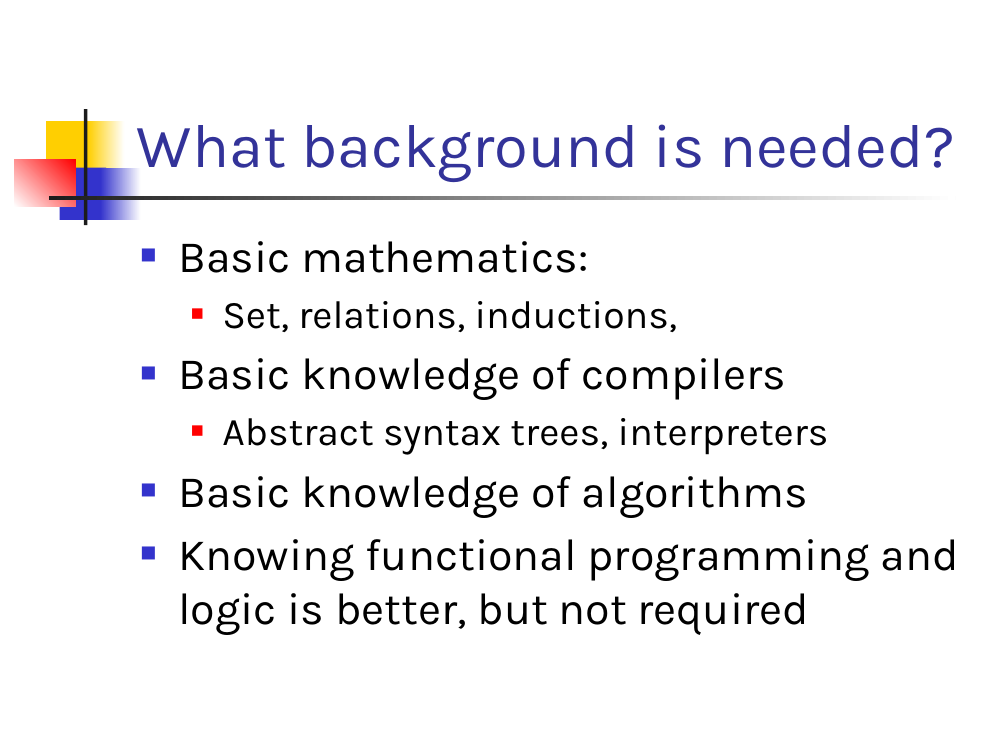
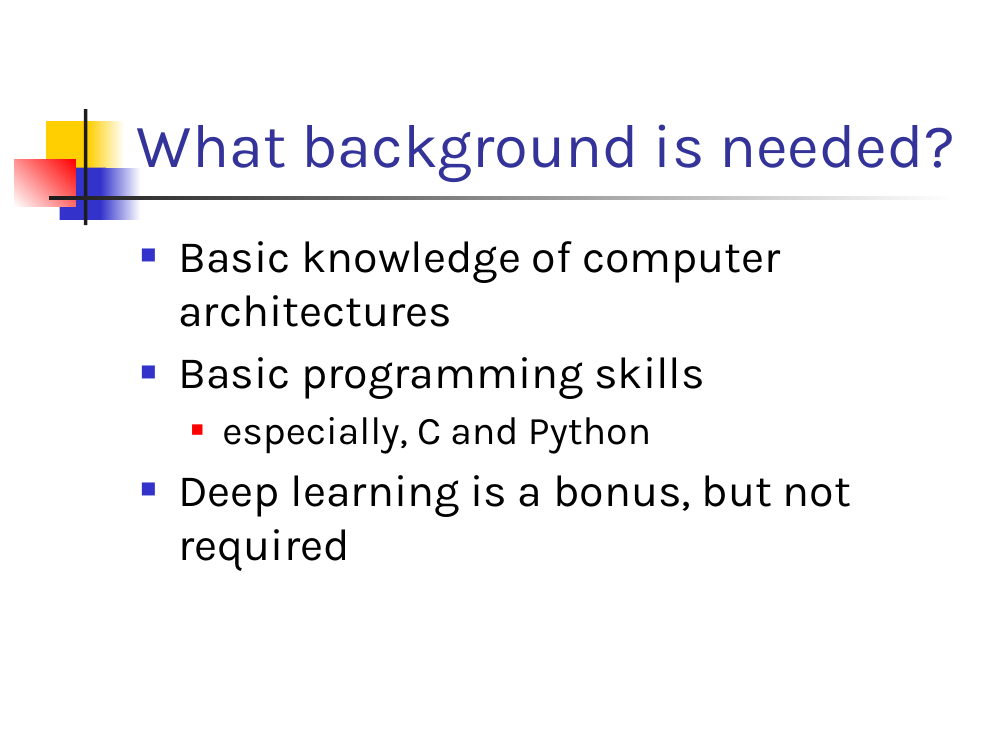
Before and after one commit to csslab-ustc/csslab-ustc.github.io, a slide deck: slide 6 of courses/popl26/slides/lec01-overview.pptx (slide 8 before the commit). Drawn at 1008x756 pixels with LibreOffice and Linux fonts; fonts in the diff are those of the drawing. Boxes give left, top, right and bottom in pixels: in the first picture for what was removed or moved away, otherwise in the second. Text is boxed around its words. In the diff, an @@ line names an element or a change of style, - is before the commit and + after.

Commit message:
revised

```diff
--- a/courses/popl26/slides/lec01-overview.pptx
+++ b/courses/popl26/slides/lec01-overview.pptx
@@ text at (x1=178, y1=241, x2=851, y2=571): text changed @@
-■ Basic mathematics:
-  ■ Set, relations, inductions,
-■ Basic knowledge of compilers
-  ■ Abstract syntax trees, interpreters
-■ Basic knowledge of algorithms
-■ Knowing functional programming and logic is better, but not required
+■ Basic knowledge of computer architectures
+■ Basic programming skills
+  ■ especially, C and Python
+■ Deep learning is a bonus, but not required
```
Also in this commit, not shown: 9 other slides changed, 2 slides removed.
